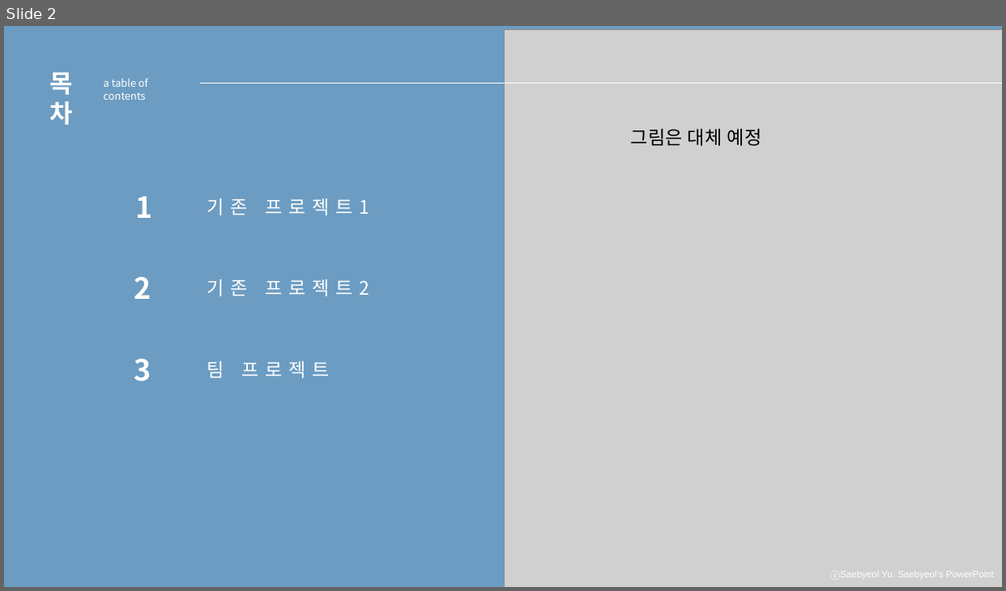
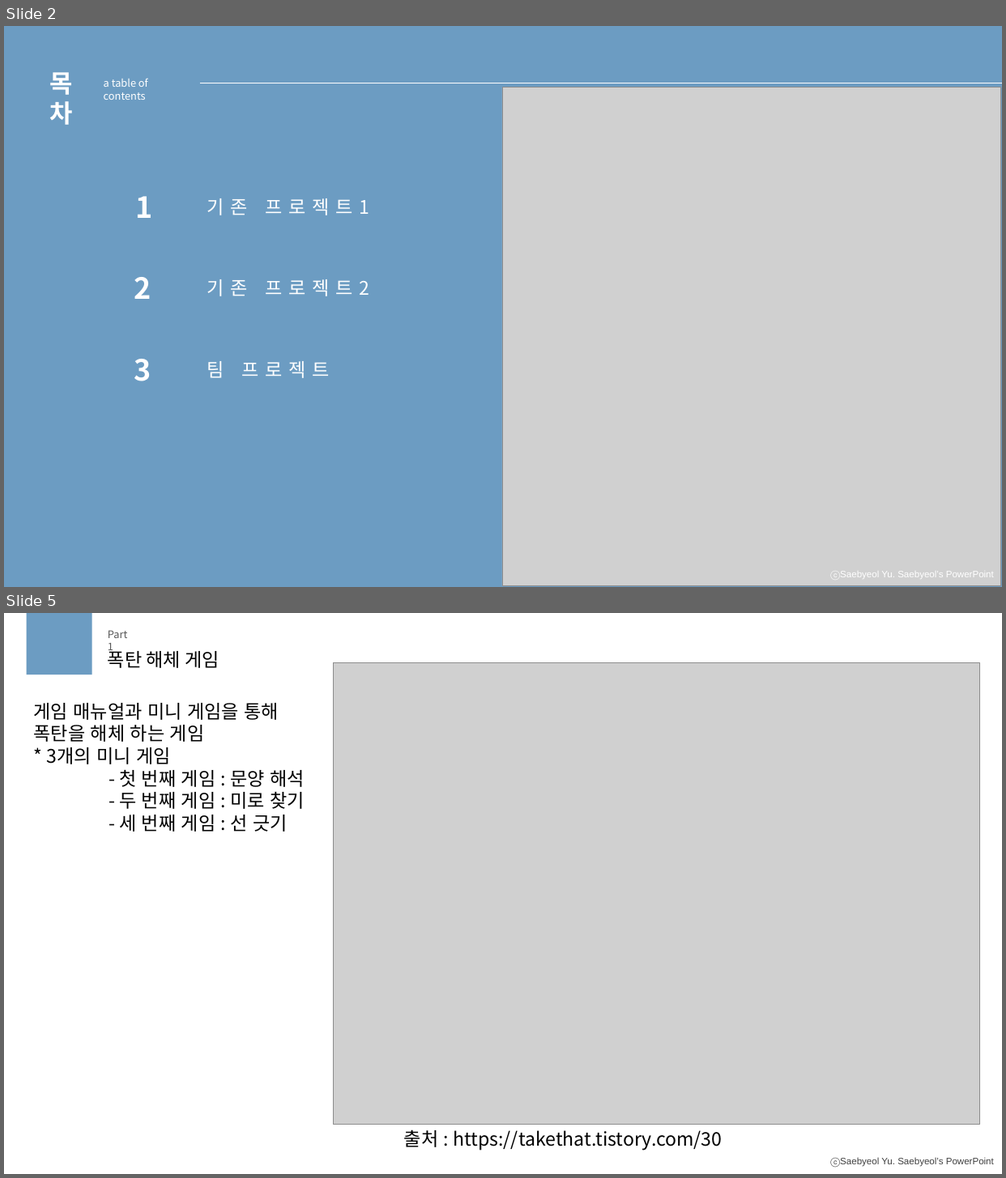
Before and after one commit to meohyun1/IoT_Proj, a slide deck: doc/IoT_1차발표.pptx. Shown one above the other, each under a label of ours: slide 2 before the commit, slides 2 and 5 after it; the slides between them are not shown. The pictures are 1006x591 and 1006x1178 pixels, drawn with LibreOffice and Linux fonts; fonts in the diff are those of the drawing; grey boxes stand for pictures. Boxes give left, top, right and bottom in pixels: in the first picture for what was removed or moved away, otherwise in the second. Text is boxed around its words. In the diff, an @@ line names an element or a change of style, - is before the commit and + after.

```diff
--- a/doc/IoT_1차발표.pptx
+++ b/doc/IoT_1차발표.pptx
@@ slide 5 added at (4, 613, 1002, 1174), background #FFFFFF; not listed: 1 template element that a slide beside it also shows @@
@@ rectangle added at (27, 613, 92, 675), fill #6C9CC2 @@
@@ text added at (108, 630, 127, 654), 10 pt, text #595959 @@
+Part 1
@@ text added at (108, 648, 219, 668), 18 pt, text #000000 @@
+폭탄 해체 게임
@@ picture added at (334, 663, 980, 1124) @@
@@ text added at (34, 703, 305, 832), 18 pt, text #000000 @@
+게임 매뉴얼과 미니 게임을 통해
+폭탄을 해체 하는 게임
+* 3개의 미니 게임
+- 첫 번째 게임 : 문양 해석
+- 두 번째 게임 : 미로 찾기
+- 세 번째 게임 : 선 긋기
@@ text added at (404, 1130, 722, 1151), 18 pt, text #000000 @@
+출처 : https://takethat.tistory.com/30
@@ slide 2 changed as well @@
@@ picture: place and size @@
-picture at (504, 29, 1002, 587)
+picture at (503, 88, 1002, 587)
@@ text removed at (631, 129, 762, 146) @@
-그림은 대체 예정
```
Also in this commit, not shown: 1 other slide changed, 7 other slides added, 5 slides removed, 5 other files.
